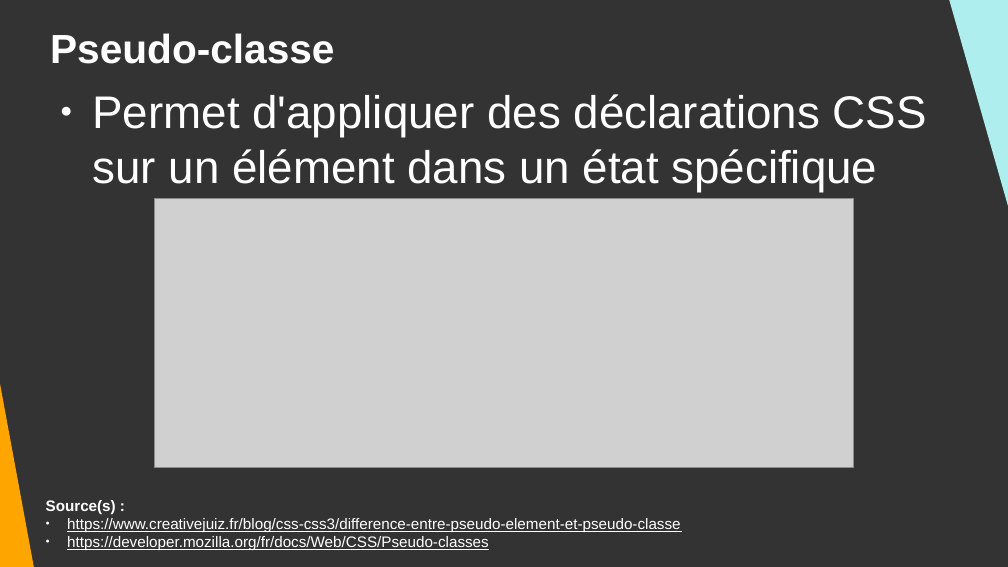
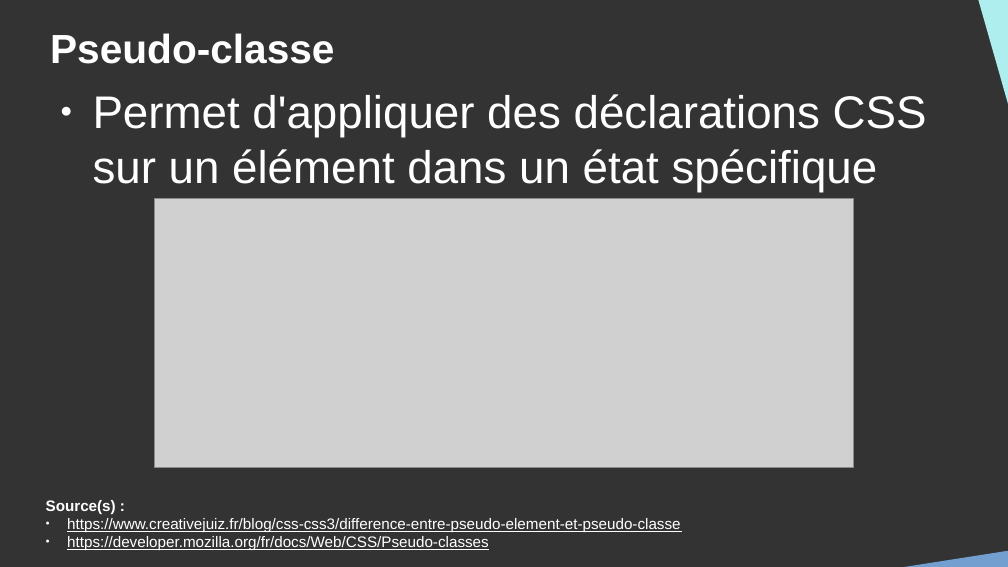
Before and after one commit to DanYellow/cours, a slide deck: slide 14 of integration-web-s1/travaux-pratiques/numero-6/presentation.odp. Drawn at 1008x567 pixels with LibreOffice and Linux fonts; fonts in the diff are those of the drawing; grey boxes stand for pictures. Boxes give left, top, right and bottom in pixels: in the first picture for what was removed or moved away, otherwise in the second. Text is boxed around its words. In the diff, an @@ line names an element or a change of style, - is before the commit and + after.

```diff
--- a/integration-web-s1/travaux-pratiques/numero-6/presentation.odp
+++ b/integration-web-s1/travaux-pratiques/numero-6/presentation.odp
@@ right triangle: place and size @@
-right triangle at (943,0,1008,347)
+right triangle at (968,0,1008,331)
@@ right triangle removed at (0,87,37,567) @@
@@ right triangle added at (836,542,1008,567), fill #729FCF @@
```
Also in this commit, not shown: 10 other slides changed, 1 slide added, 1 other file.
